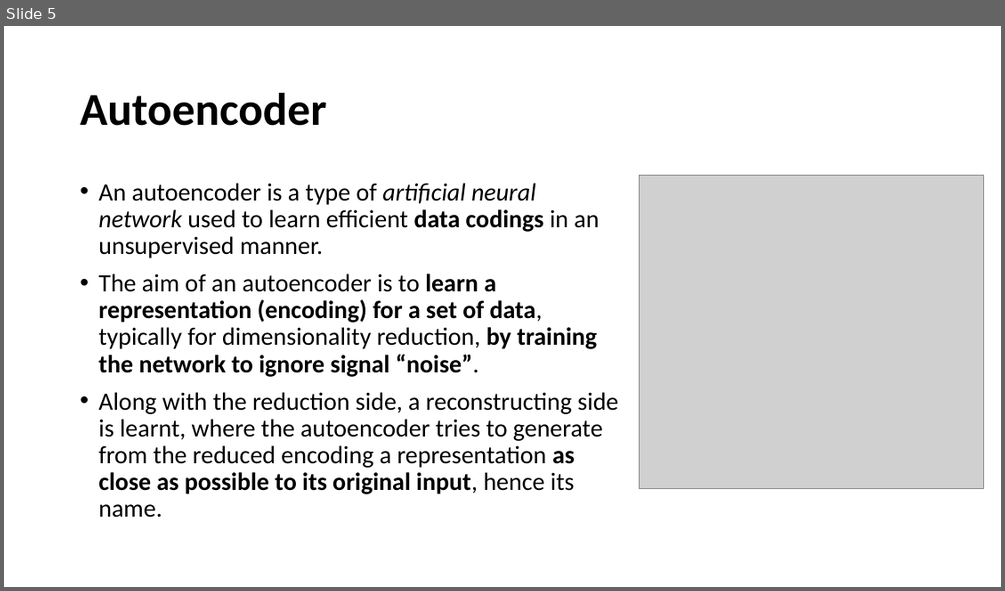
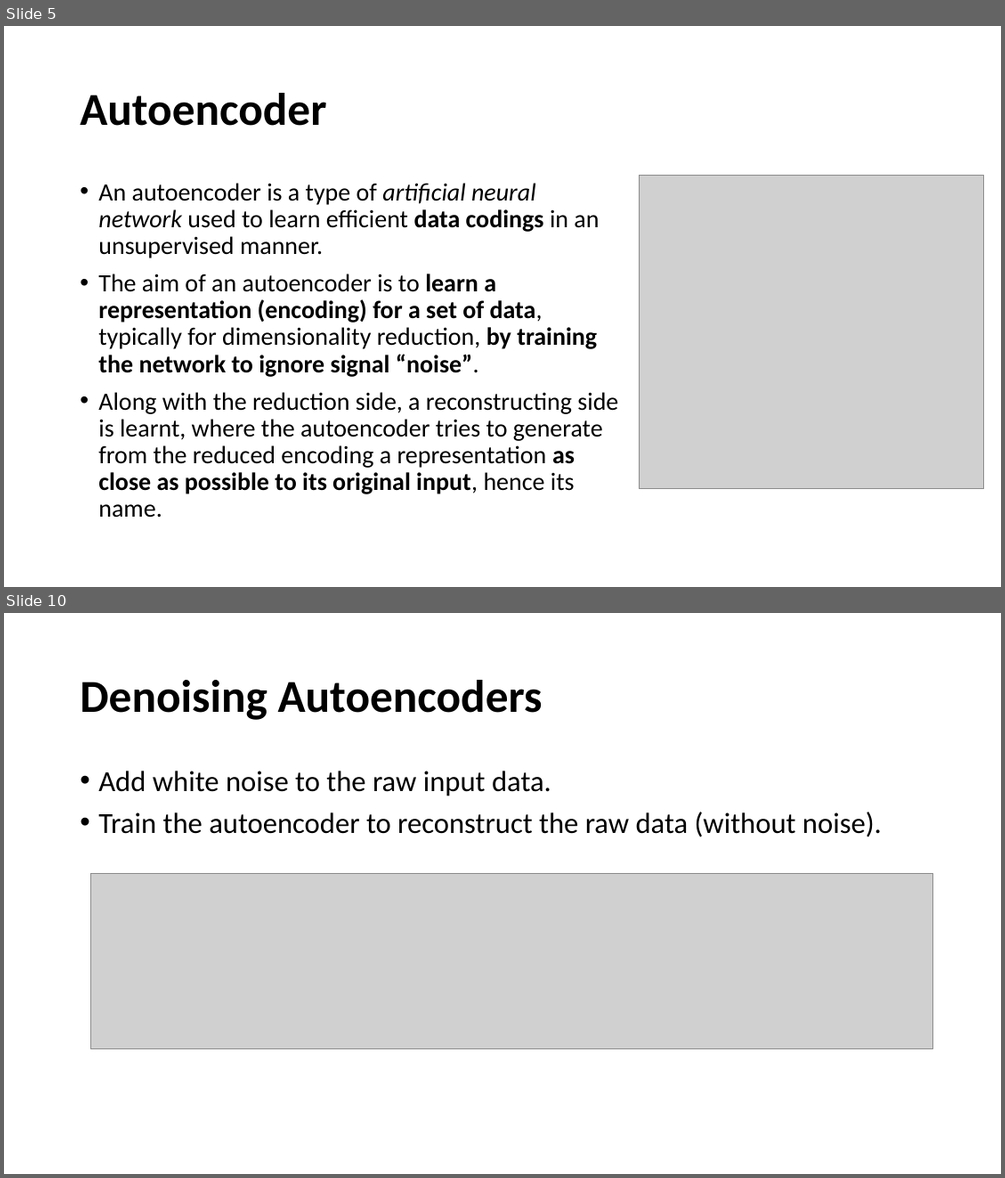
Before and after one commit to tingsyo/course_2020Q3_representation_learning, a slide deck: notebooks/05_Autoencoder_and_variations.pptx. Shown one above the other, each under a label of ours: slide 5 before the commit, slides 5 and 10 after it; the slides between them are not shown. The pictures are 1005x591 and 1005x1178 pixels, drawn with LibreOffice and Linux fonts; fonts in the diff are those of the drawing; grey boxes stand for pictures. Boxes give left, top, right and bottom in pixels: in the first picture for what was removed or moved away, otherwise in the second. Text is boxed around its words. In the diff, an @@ line names an element or a change of style, - is before the commit and + after.

```diff
--- a/notebooks/05_Autoencoder_and_variations.pptx
+++ b/notebooks/05_Autoencoder_and_variations.pptx
@@ slide 10 added at (x1=4, y1=613, x2=1001, y2=1174), background #FFFFFF @@
@@ title added at (x1=80, y1=680, x2=542, y2=720), 44 pt, text #000000, bold @@
+Denoising Autoencoders
@@ text added at (x1=98, y1=771, x2=882, y2=837), 28 pt, text #000000 @@
+• Add white noise to the raw input data.
+• Train the autoencoder to reconstruct the raw data (without noise).
@@ picture added at (x1=90, y1=873, x2=933, y2=1049) @@
```
Also in this commit, not shown: 6 other slides added, 1 slide removed.
